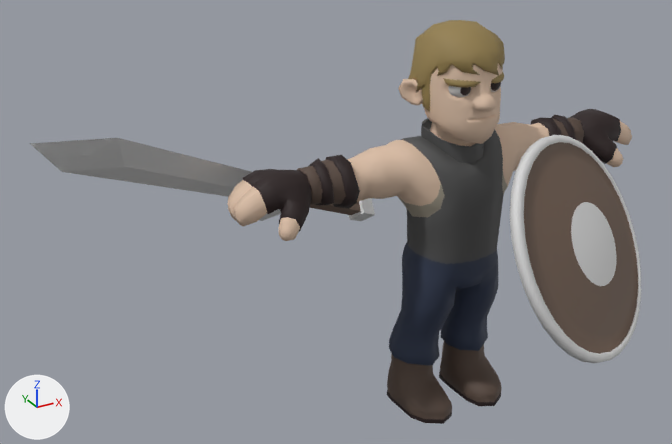
The FBX model SOURCE/Assets/Char/FBX/Character.fbx, before and after one commit.
Rendered twice from a 50 mm camera at (-2.57, -3.46, 2.88) aimed at (-0.6, 0.12, 1.08). Lighting does not change. The marker at lower left points along +X, +Y and +Z. Where no turn or scale is listed for an object, it has been applied to the vertices.

In view in the first picture: 'Cabelinho', 'Character', 'Shield', 'Sword'.
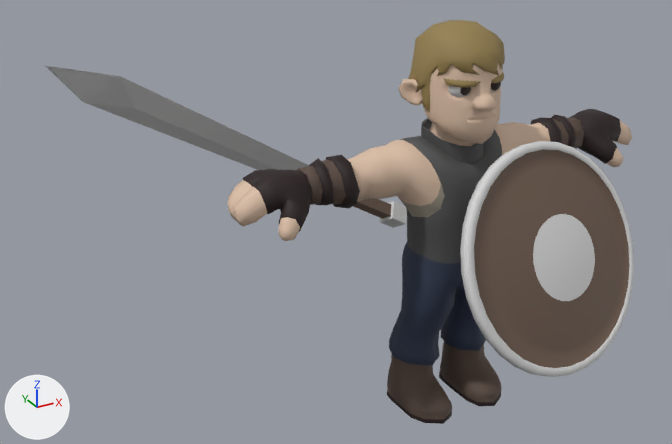
Where the change shows, as pixel boxes [x1, y1, x2, y2] in the pictures (672 x 444 px):
```json
{"object": "Shield", "change": "moved, turned", "before": [510, 135, 641, 363], "after": [460, 141, 634, 377]}
{"object": "Sword", "change": "moved, turned", "before": [30, 138, 375, 221], "after": [46, 66, 407, 228]}
```

The change, as JSON lines over the scene's bpy script:
```json
{"op": "set", "path": "ob_shield.location", "old": "(0.237, -0.67, 1.092)", "new": "(0.067, -0.678, 1.077)"}
{"op": "set", "path": "ob_shield.rotation_euler", "old": "(0.485, 0.144, -2.651)", "new": "(0.408, 0.0549, -2.988)", "note": "degrees (28, 8.3, -152) -> degrees (23, 3.1, -171)"}
{"op": "set", "path": "ob_sword.location", "old": "(-0.382, 0.619, 0.965)", "new": "(-0.17, 0.693, 0.921)"}
{"op": "set", "path": "ob_sword.rotation_euler", "old": "(1.064, -0.562, -0.947)", "new": "(0.944, -0.513, -1.224)", "note": "degrees (61, -32, -54) -> degrees (54, -29, -70)"}
```
